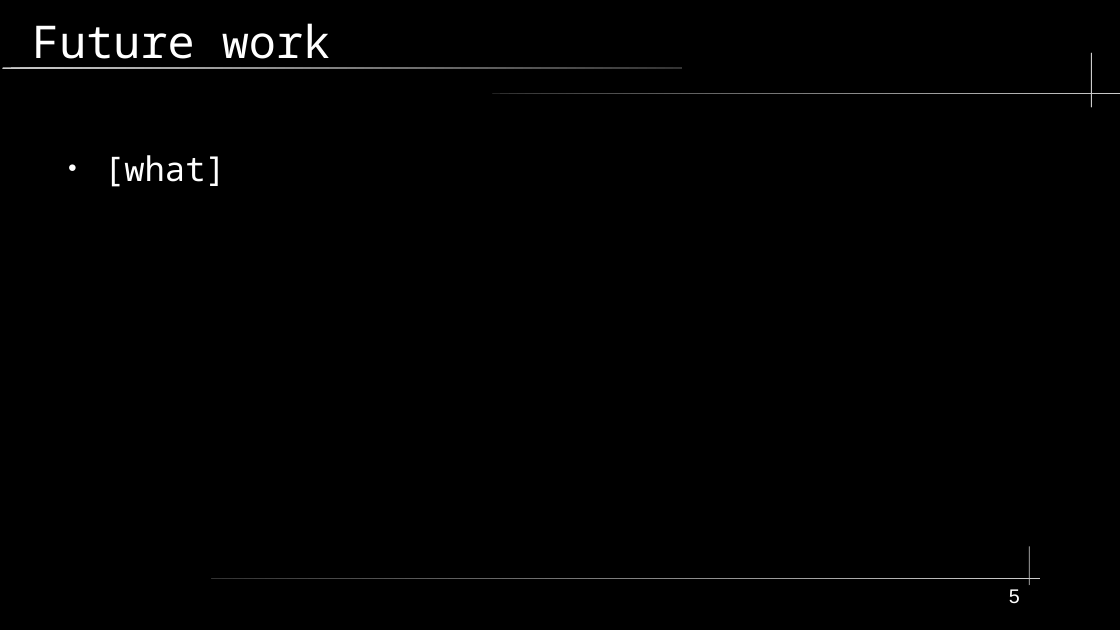
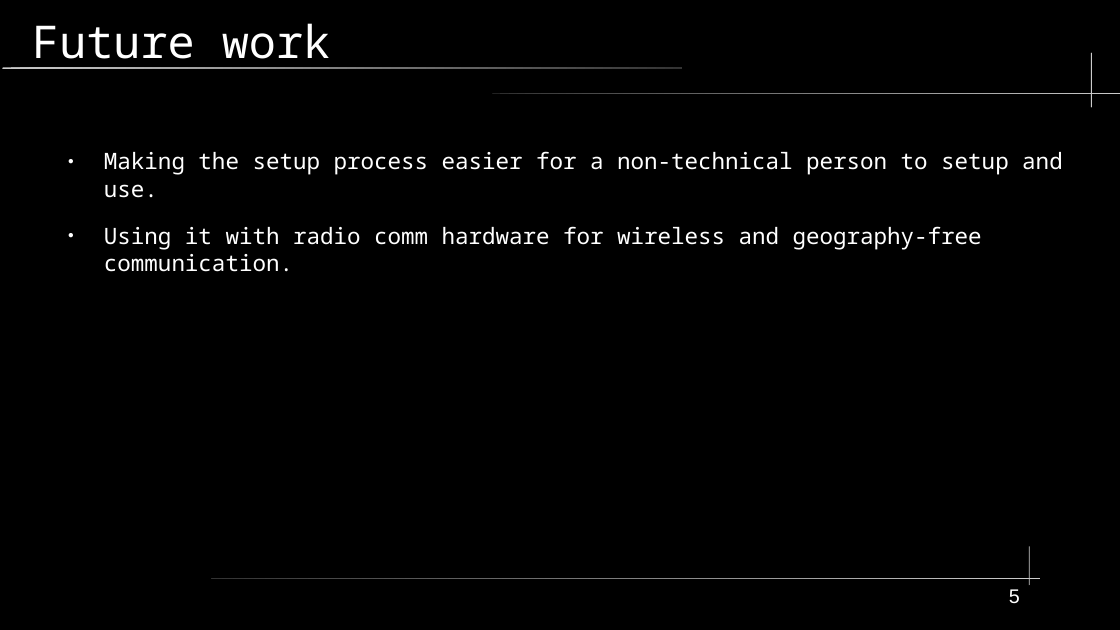
Before and after one commit to shinymonitor/hackyeah, a slide deck: slide 5 of presentation.odp. Drawn at 1120x630 pixels with LibreOffice and Linux fonts; fonts in the diff are those of the drawing. Boxes give left, top, right and bottom in pixels: in the first picture for what was removed or moved away, otherwise in the second. Text is boxed around its words. In the diff, an @@ line names an element or a change of style, - is before the commit and + after.

```diff
--- a/presentation.odp
+++ b/presentation.odp
@@ text at (104,151,1063,272): text changed; size 24 to 16 pt @@
-● [what]
+● Making the setup process easier for a non-technical person to setup and use.
+● Using it with radio comm hardware for wireless and geography-free communication.
```
Also in this commit, not shown: 2 other slides changed, 2 slides added, 2 slides removed, 7 other files.
